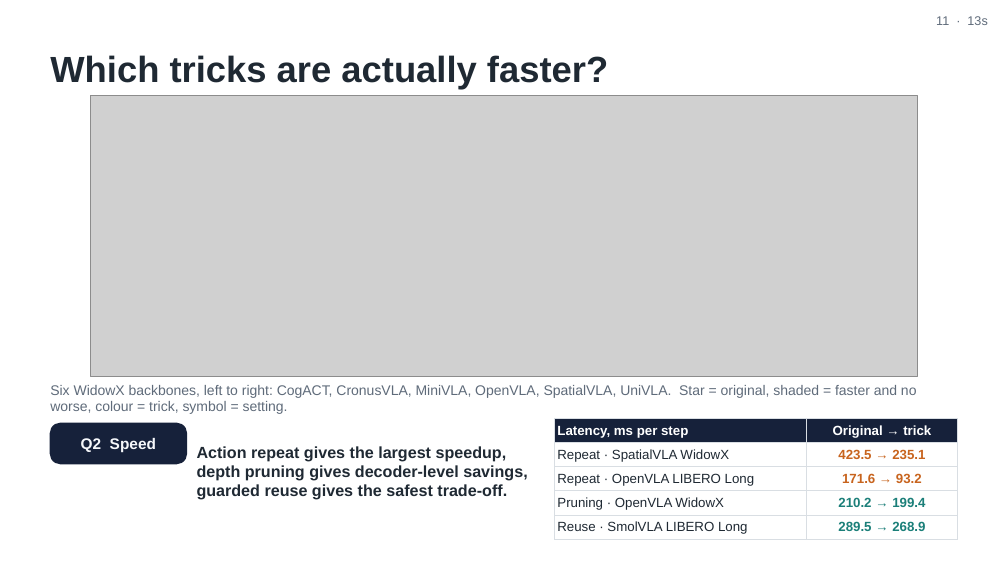
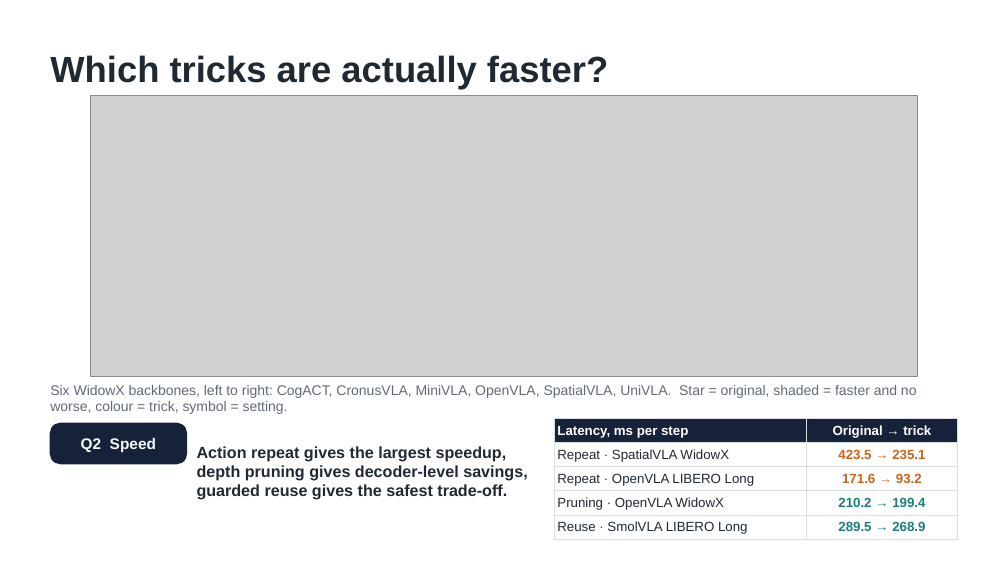
Before and after one commit to trillion-boy/BiVLA, a slide deck: slide 11 of experiments/paper/video/ICRA27_video_v2.pptx. Drawn at 1008x567 pixels with LibreOffice and Linux fonts; fonts in the diff are those of the drawing; grey boxes stand for pictures. Boxes give left, top, right and bottom in pixels: in the first picture for what was removed or moved away, otherwise in the second. Text is boxed around its words. In the diff, an @@ line names an element or a change of style, - is before the commit and + after.

```diff
--- a/experiments/paper/video/ICRA27_video_v2.pptx
+++ b/experiments/paper/video/ICRA27_video_v2.pptx
@@ text removed at box(936, 16, 987, 25) @@
-11 · 13s
```
Also in this commit, not shown: 13 other slides changed, 2 other files.
